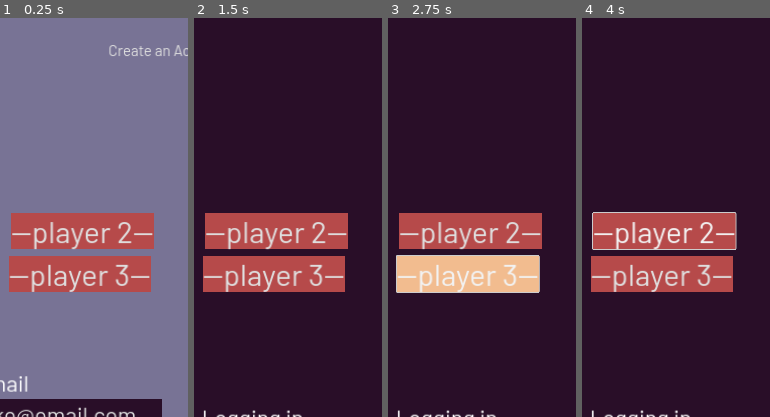
Above: before the commit, frames 1-4 (left to right).
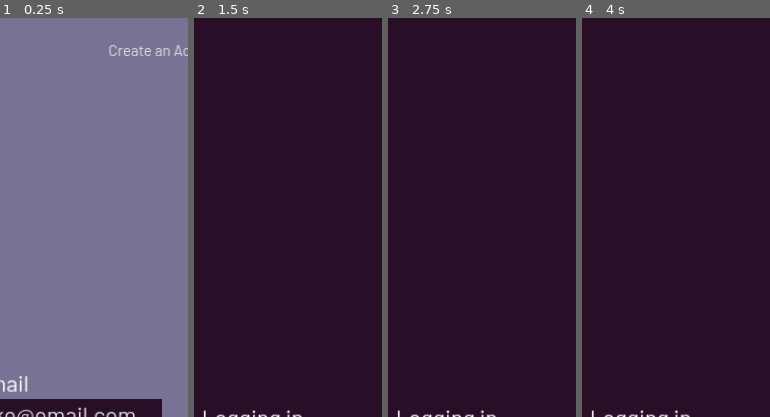
Above: after the commit, the same moments.

Repository: Boyquotes/Kumome-Godot
Game: Godot game, scene res://scenes/main.tscn
The game is run twice, just before and just after one commit, with the same random seed, the same clock (stepped at 60 frames per second) and the same inputs.
Inputs (mouse positions are % of the whole screen's width and height, from its top left):
- Up to frame 1 (0.25 s): no input
- Up to frame 2 (1.5 s): click "Log In" at 0.5 s; click "Create an Account" at 1.25 s
- Up to frame 3 (2.75 s): click (53, 32) at 2 s, where only the run before the commit has a clickable "--player 3--"
- Up to frame 4 (4 s): click (54, 27) at 2.75 s, where only the run before the commit has a clickable "--player 2--"; click "Log In" at 3.5 s
The pictures show only the part of the screen within x 32-82%, y 0-50%; the shares and areas given below are measured in that part.

The runs differ from the first frame. In frame 1, 14% of the frame differs, in the area x 4-82%, y 48-69%; in frame 2, 14%; in frame 3, 14%; in frame 4, 14%.
Error in both runs: Invalid call. Nonexistent function 'get' in base 'Nil'. (res://scripts/log_in.gd:9)

Commit message:
Added APK export

Diff:
--- a/scenes/log_in.tscn
+++ b/scenes/log_in.tscn
@@ -123,6 +123,7 @@
 text = "Logging in..."
 
 [node name="p2" type="Button" parent="."]
+visible = false
 layout_mode = 0
 offset_left = 274.0
 offset_top = 506.0
@@ -131,6 +132,7 @@
 text = "--player 3--"
 
 [node name="p3" type="Button" parent="."]
+visible = false
 layout_mode = 0
 offset_left = 279.0
 offset_top = 415.0
--- a/scripts/global_autoload.gd
+++ b/scripts/global_autoload.gd
@@ -3,8 +3,8 @@
 # This is an autoload, other languages call it a "singleton" Any method or value in this script
 # can be accessed via the global variable "Global" For example, Global.board_4p or Global.adjust_settings()
 
-const base_url := 'localhost:3001'
-#const base_url := '159.223.106.122:3001'
+#const base_url := 'localhost:3001'
+const base_url := '159.223.106.122:3001'
 const url := 'http://' + base_url
 
 const board_4p := '........|........|........|...02...|...31...|........|........|........'
Not shown, changed: export_presets.cfg
Not shown, added: export/Kumome.apk
Not shown, added: export/Kumome.apk.idsig
